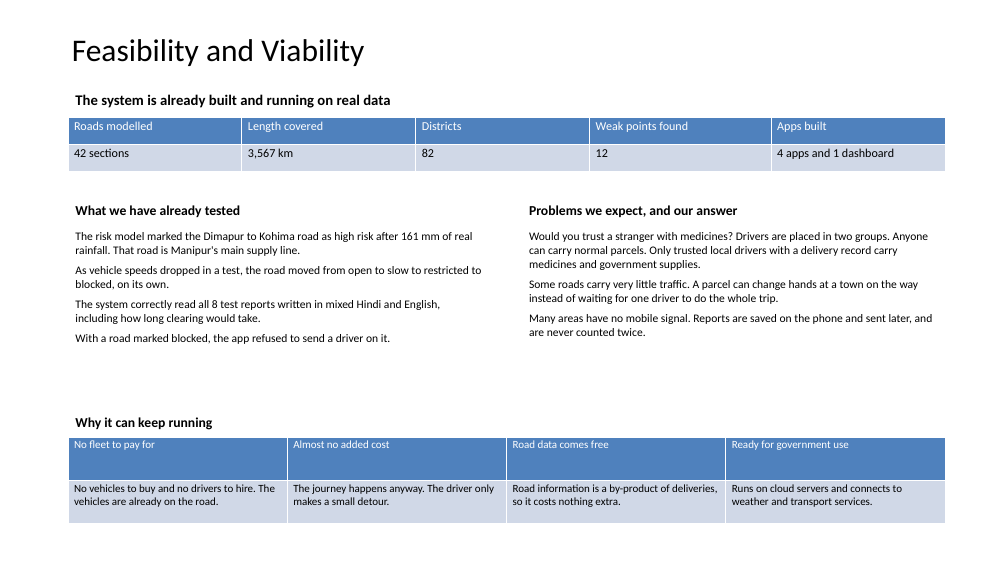
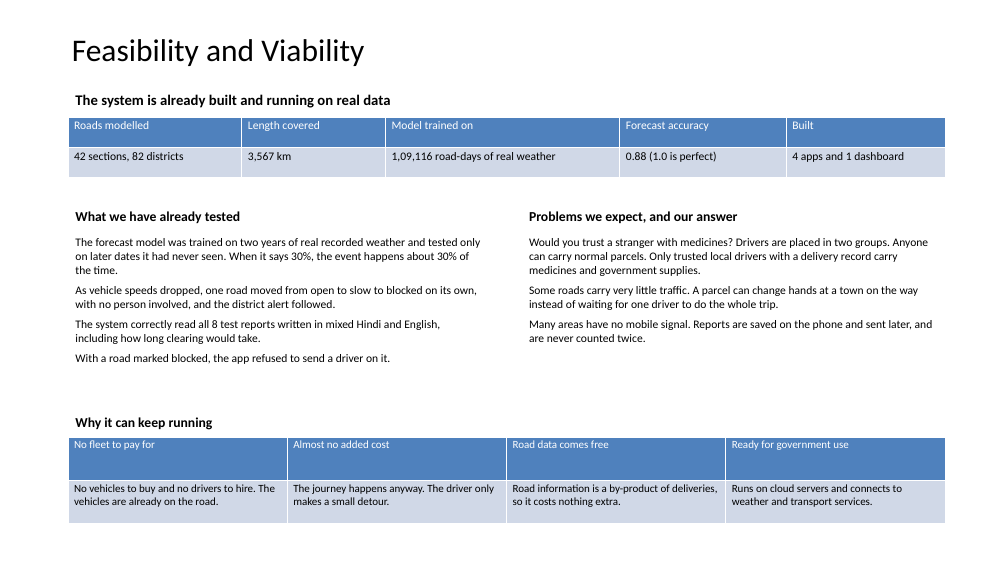
Before and after one commit to priyanshujoshi12363/sukobin_sih, a slide deck: slide 4 of SIH2026_Sukobin.pptx. Drawn at 1008x567 pixels with LibreOffice and Linux fonts; fonts in the diff are those of the drawing. Boxes give left, top, right and bottom in pixels: in the first picture for what was removed or moved away, otherwise in the second. Text is boxed around its words. In the diff, an @@ line names an element or a change of style, - is before the commit and + after.

Commit message:
Update the deck and the spec to match what now exists
The deck's feasibility numbers now carry the trained model: 1,09,116
road-days of real recorded weather, held-out accuracy 0.88, four apps.

SUKOBIN_ALGORITHM.md section 12.4 no longer says the officer app is unbuilt,
and section 17 is rewritten against what is actually verified. It states the
one caveat plainly: the historical labels are drawn from a rainfall-threshold
hazard function because no machine-readable closure log exists for these
stretches, so the model must not be described as trained on observed closures.

```diff
--- a/SIH2026_Sukobin.pptx
+++ b/SIH2026_Sukobin.pptx
@@ table at (68,117,945,178) @@
-row 1: Roads modelled | Length covered | Districts | Weak points found | Apps built
+row 1: Roads modelled | Length covered | Model trained on | Forecast accuracy | Built
-row 2: 42 sections | 3,567 km | 82 | 12 | 4 apps and 1 dashboard
+row 2: 42 sections, 82 districts | 3,567 km | 1,09,116 road-days of real weather | 0.88 (1.0 is perfect) | 4 apps and 1 dashboard
@@ size 11.5 to 11 pt in "Roads modelled", "Length covered", "3,567 km", "4 apps and 1 dashboard" @@
@@ text at (75,238,480,310): text changed @@
-The risk model marked the Dimapur to Kohima road as high risk after 161 mm of real rainfall. That road is Manipur's main supply line.
-As vehicle speeds dropped in a test, the road moved from open to slow to restricted to blocked, on its own.
+The forecast model was trained on two years of real recorded weather and tested only on later dates it had never seen. When it says 30%, the event happens about 30% of the time.
+As vehicle speeds dropped, one road moved from open to slow to blocked on its own, with no person involved, and the district alert followed.
@@ 3 texts: place and size @@
-3 texts at (75,205,933,336)
+3 texts at (75,211,933,342)
```
Also in this commit, not shown: 1 other slide changed, 2 other files.
